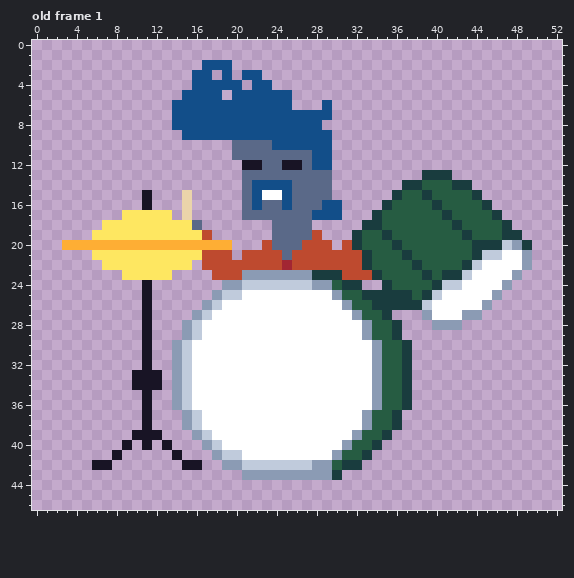
Pixel-art file: images/drummer.aseprite. Above: the version before the commit.
53x47 pixels, 1 frame. Shown: old frame 1. The commit also changed other frames, which this record leaves out.
After the commit:
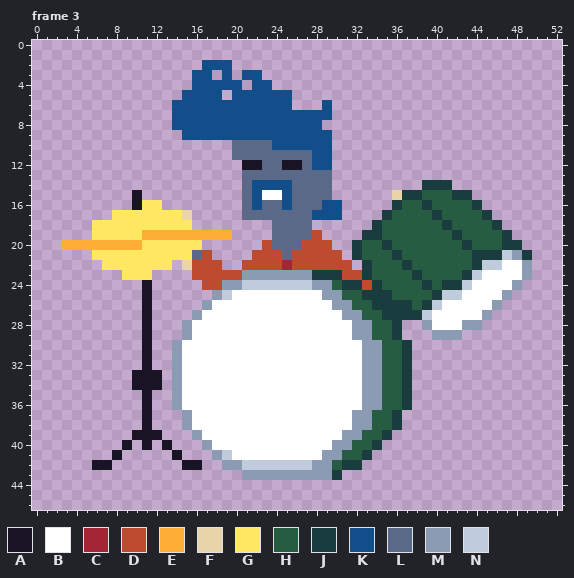
Palette (. is transparent): A #181425  B #ffffff  C #a22633  D #be4a2f  E #feae34  F #ead4aa  G #fee761  H #265c42  J #193c3e  K #124e89  L #5a6988  M #8b9bb4  N #c0cbdc
A new or re-ordered frame is compared with the old frame closest to it.
Difference:
frames 1 -> 4
Frame 3 is new; against old frame 1, layers "drums", "drummer":
y 13: x 39..41 JJJ -> ...
y 14: x 37..43 JJHHHJJ -> ..JJJ..
y 15: x 10..11 .A -> A.; x 15 F -> .; x 36..39 JHHJ -> FJJH; x 42..44 HHJ -> JJ.
y 16: x 10..12 .A. -> AGG; x 15 F -> .; x 35..36 JH -> .J; x 39..40 HJ -> JH; x 44..45 HJ -> J.
y 17: x 8 . -> G; x 14 . -> G; x 34..35 JH -> .J; x 40..41 HJ -> JH; x 45..46 HJ -> J.
y 18: x 6 . -> G; x 16 L -> .; x 33 J -> .; x 41..42 HJ -> JH; x 46..47 HJ -> J.
y 19: x 11..19 GGGGGGD.. -> EEEEEEEEE; x 32..35 JHHJ -> .JJH; x 42..43 HJ -> JH; x 48 J -> .
y 20: x 11..19 EEEEEEEEE -> GGGGGG...; x 31 D -> .; x 35..36 HJ -> JH; x 43..49 HJJJNMJ -> JHHHJJ.
y 21: x 16 G -> L; x 18..19 DD -> ..; x 21 D -> .; x 31..33 DDJ -> .JH; x 36..37 HJ -> JH; x 45..49 NNBBM -> JJNMJ
y 22: x 14..16 GG. -> .FD; x 19..20 DD -> ..; x 32 D -> .; x 37..38 HJ -> JH; x 43..46 JNBB -> HJNN
y 23: x 12..13 GG -> ..; x 16..17 .. -> DD; x 33..34 DJ -> JH; x 38..39 HJ -> JH; x 41..44 JJNB -> HHJN; x 48..49 M. -> BM
y 24: x 17..18 .. -> DD; x 33..35 ..J -> DJH; x 39..43 HJNNB -> JHJJN; x 47..48 M. -> BM
y 25: x 20 N -> B; x 29 B -> M; x 36..37 JJ -> HH; x 39..42 JNBB -> HJNN; x 46..47 M. -> BM
y 26: x 18 N -> B; x 30 B -> M; x 38..40 JNB -> HJN; x 45..46 M. -> BM
y 27: x 17 N -> B; x 31 B -> M; x 36..39 ...M -> JJJN; x 43..45 MM. -> BBM
y 28: x 16 N -> B; x 32 B -> M; x 39..44 .MMM.. -> MBBBMM
y 29: x 16 N -> B; x 32 B -> M; x 40..42 ... -> MMM
y 30..36: x 15 N -> B; x 33 B -> M
y 37..38: x 16 N -> B; x 32 B -> M
y 39: x 17 N -> B; x 31 B -> M
y 40: x 18 N -> B; x 30 B -> M
y 41: x 20 N -> B; x 29 B -> M
Changed places in both pictures, as pixel boxes (x1, y1, x2, y2):
changed: (322, 170, 532, 460)
changed: (92, 190, 252, 460)
